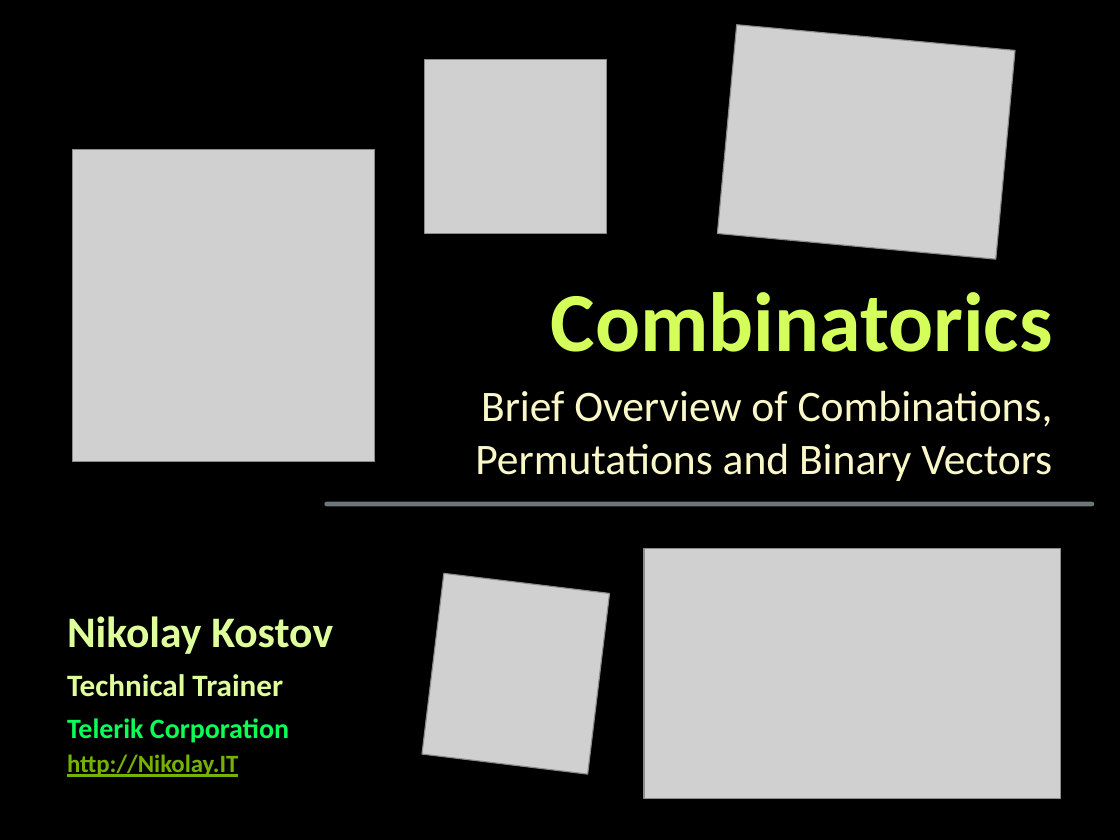
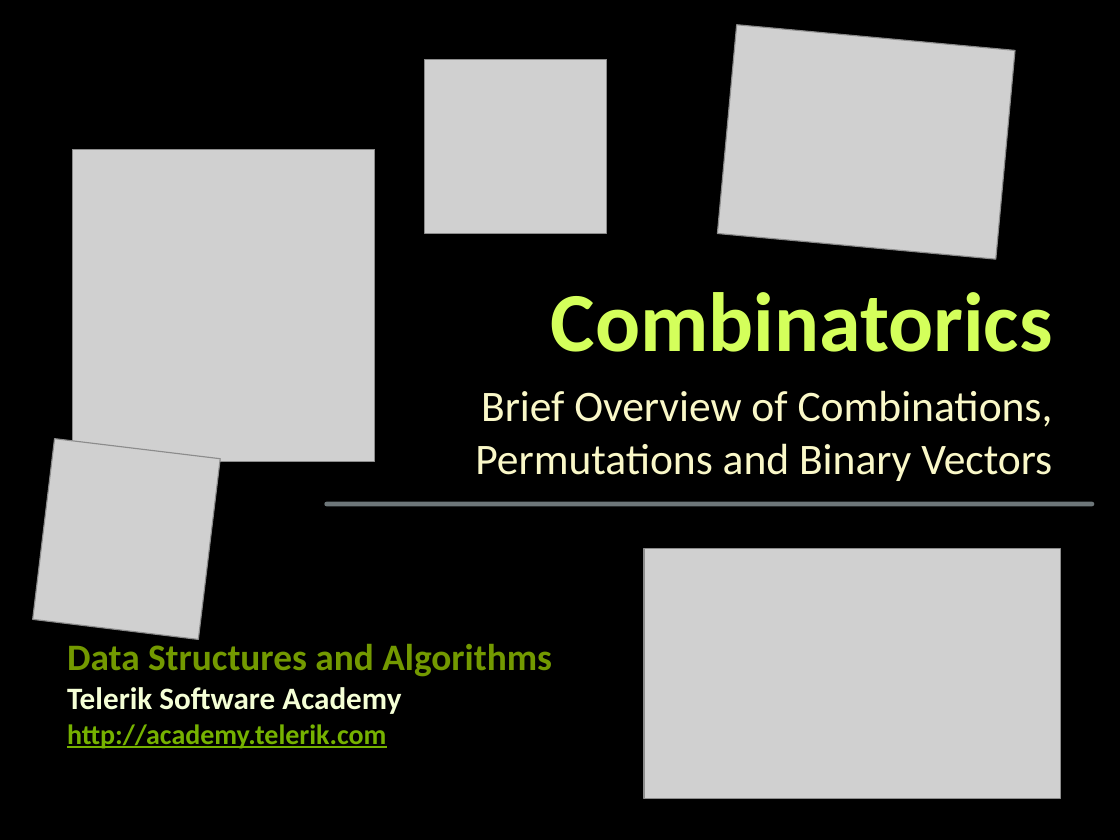
Before and after one commit to martin-nikolov/Telerik-Academy, a slide deck: slide 1 of Programming with C#/5. C# Data Structures and Algorithms/09. Combinatorics - ✘/Combinatorics.pptx. Drawn at 1120x840 pixels with LibreOffice and Linux fonts; fonts in the diff are those of the drawing; grey boxes stand for pictures; background and template pictures are left out. Boxes give left, top, right and bottom in pixels: in the first picture for what was removed or moved away, otherwise in the second. Text is boxed around its words. In the diff, an @@ line names an element or a change of style, - is before the commit and + after.

```diff
--- a/Programming with C#/5. C# Data Structures and Algorithms/09. Combinatorics - ✘/Combinatorics.pptx
+++ b/Programming with C#/5. C# Data Structures and Algorithms/09. Combinatorics - ✘/Combinatorics.pptx
@@ picture: place and size @@
-picture at [422,573,610,774]
+picture at [32,439,220,640]
@@ text removed at [67,616,333,654] @@
-Nikolay Kostov
@@ text added at [67,639,552,677], 24 pt, text #739900, bold @@
+Data Structures and Algorithms
@@ text removed at [67,674,283,697] @@
-Technical Trainer
@@ text added at [67,687,401,714], 20 pt, text #F5FFD6, bold @@
+Telerik Software Academy
@@ text removed at [67,718,289,743] @@
-Telerik Corporation
@@ text added at [67,724,386,749], 18 pt, text #76B200, bold, underline @@
+http://academy.telerik.com
@@ text removed at [67,754,238,777] @@
-http://Nikolay.IT
```
Also in this commit, not shown: 4 other slides changed, 3 slides added, 31 other files.
